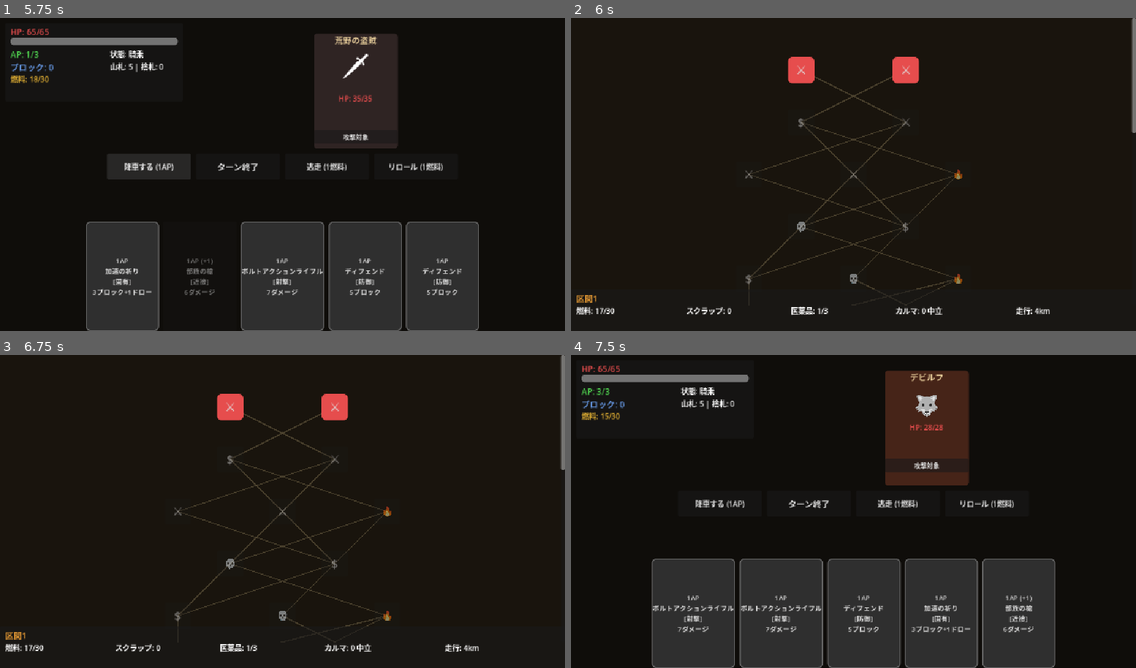
Above: before the commit, frames 1-4 (two rows, left to right).
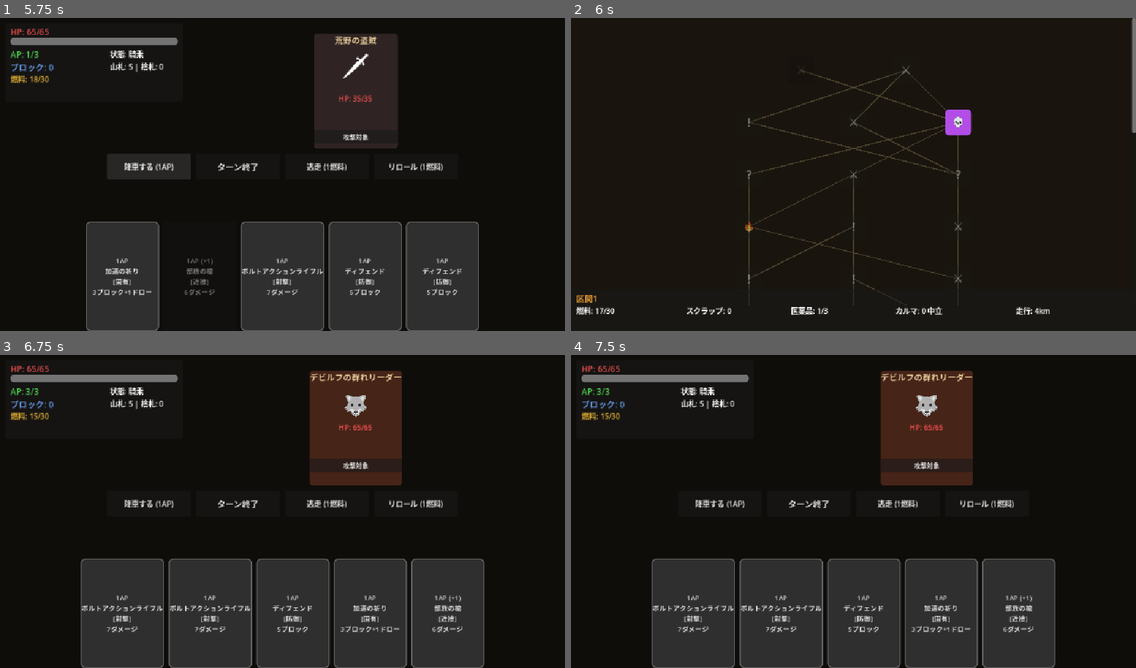
Above: after the commit, the same moments.

Repository: sashimihoutyou/too-fast-to-die
Game: Godot game, scene res://scenes/main/title_screen.tscn
The game is run twice, just before and just after one commit, with the same random seed, the same clock (stepped at 60 frames per second) and the same inputs.
Inputs (mouse positions are in pixels of both pictures, inside the frame that each line leads up to):
- Up to frame 1 (5.75 s): click "ニューゲーム" at 0.5 s; click "カルティスト — アタルパ" at 1.25 s; click "出発" at 2 s; click "⚔" at 2.75 s; click "攻撃対象" at 3.5 s; click "降車する (1AP)" at 4.25 s; click "騎乗する (1AP)" at 5 s
- Up to frame 2 (6 s): click "逃走 (1燃料)" at 5.75 s
- Up to frame 3 (6.75 s): click (389, 458) at 6.5 s, where only the run after the commit has a clickable "💀"
- Up to frame 4 (7.5 s): click (904, 408) at 7.25 s, where only the run before the commit has a clickable "⚔"

Frame 1 is identical in both runs. In frame 2, 3.5% of the frame differs, in the area x 30-71%, y 12-87%; in frame 3, 32%, in the area x 0-100%, y 0-100%; in frame 4, 0.8%.

Commit message:
fix: リザルト画面の中央配置とマップ状態の永続化
- リザルト画面がPRESET_CENTERからのposition指定で右下にずれていたのをoffsetで正しく中央配置
- マップデータ(map_nodes, map_current_row)をGameManagerに保持し、戦闘後の画面遷移で再生成されないよう修正

Co-Authored-By: Claude Opus 4.6 <noreply@anthropic.com>
Claude-Session: https://claude.ai/code/session_01H7M9hNrExgiHiSDk7GcrhS

Diff:
--- a/autoload/game_manager.gd
+++ b/autoload/game_manager.gd
@@ -12,6 +12,8 @@
 var current_node_index: int = -1
 var distance_km: int = 0
 var event_flags: Dictionary = {}
+var map_nodes: Array[Dictionary] = []
+var map_current_row: int = -1
 
 func start_run(character: CharacterData) -> void:
 	current_character = character
@@ -19,6 +21,8 @@
 	current_node_index = -1
 	distance_km = 0
 	event_flags.clear()
+	map_nodes.clear()
+	map_current_row = -1
 	ResourceManager.reset()
 	DeckManager.build_starter_deck(character)
 	KarmaManager.reset()
--- a/scenes/combat/combat_screen.gd
+++ b/scenes/combat/combat_screen.gd
@@ -334,7 +334,10 @@
 	reward_panel.add_theme_stylebox_override("panel", style)
 	reward_panel.set_anchors_preset(Control.PRESET_CENTER)
 	reward_panel.custom_minimum_size = Vector2(700, 400)
-	reward_panel.position = Vector2(190, 120)
+	reward_panel.offset_left = -350
+	reward_panel.offset_top = -200
+	reward_panel.offset_right = 350
+	reward_panel.offset_bottom = 200
 
 	var vbox := VBoxContainer.new()
 	vbox.add_theme_constant_override("separation", 15)
--- a/scenes/map/map_screen.gd
+++ b/scenes/map/map_screen.gd
@@ -5,8 +5,11 @@
 var node_buttons: Dictionary = {}
 
 func _ready() -> void:
-	map_nodes = MapGenerator.generate_act(GameManager.current_act)
-	current_row = -1
+	if GameManager.map_nodes.is_empty():
+		GameManager.map_nodes = MapGenerator.generate_act(GameManager.current_act)
+		GameManager.map_current_row = -1
+	map_nodes = GameManager.map_nodes
+	current_row = GameManager.map_current_row
 	_draw_map()
 	_update_hud()
 	ResourceManager.fuel_changed.connect(_on_fuel_changed)
@@ -97,6 +100,7 @@
 
 	node["visited"] = true
 	current_row = node["row"]
+	GameManager.map_current_row = current_row
 	GameManager.advance_node()
 	_update_hud()
 
